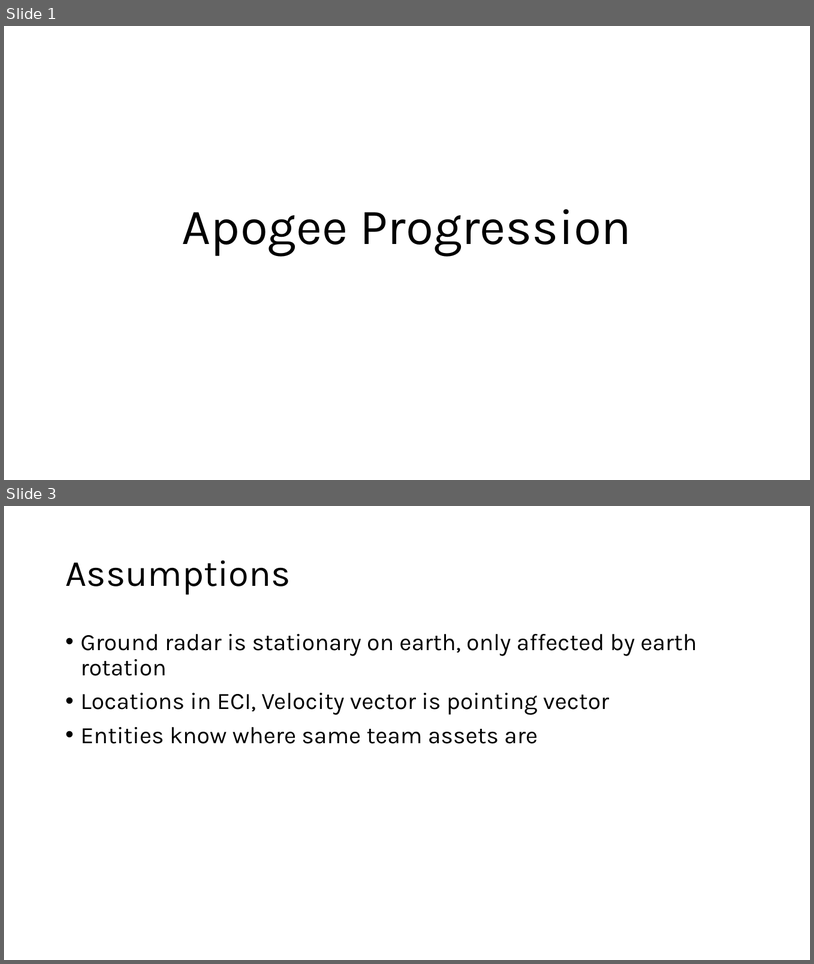
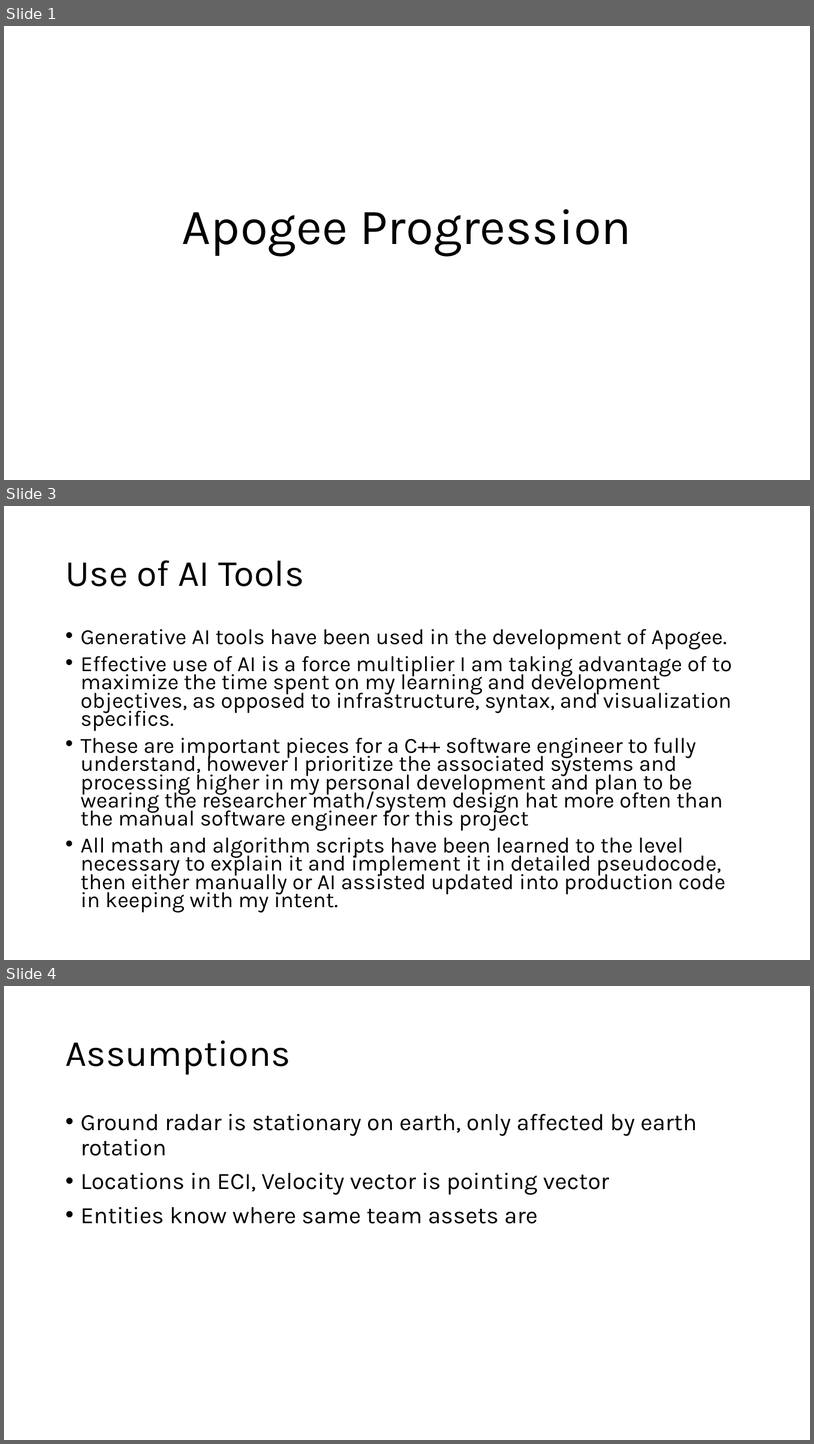
Before and after one commit to jeremyjestel/apogee, a slide deck: docs/Apogee_Progession.pptx. Shown one above the other, each under a label of ours: slides 1 and 3 before the commit, slides 1, 3 and 4 after it; the slides between them are not shown. The pictures are 814x964 and 814x1444 pixels, drawn with LibreOffice and Linux fonts; fonts in the diff are those of the drawing. Boxes give left, top, right and bottom in pixels: in the first picture for what was removed or moved away, otherwise in the second. Text is boxed around its words. In the diff, an @@ line names an element or a change of style, - is before the commit and + after.

```diff
--- a/docs/Apogee_Progession.pptx
+++ b/docs/Apogee_Progession.pptx
@@ slide 3 added at (4,506,810,960), background #FFFFFF @@
@@ title added at (65,560,305,586), 44 pt, text #000000 @@
+Use of AI Tools
@@ text added at (81,629,732,912), 25.9 pt, text #000000 @@
+• Generative AI tools have been used in the development of Apogee.
+• Effective use of AI is a force multiplier I am taking advantage of to maximize the time spent on my learning and development objectives, as opposed to infrastructure, syntax, and visualization specifics.
+• These are important pieces for a C++ software engineer to fully understand, however I prioritize the associated systems and processing higher in my personal development and plan to be wearing the researcher math/system design hat more often than the manual software engineer for this project
+• All math and algorithm scripts have been learned to the level necessary to explain it and implement it in detailed pseudocode, then either manually or AI assisted updated into production code in keeping with my intent.
@@ what was slide 3 is now slide 4 @@
```
Also in this commit, not shown: 1 slide changed.
